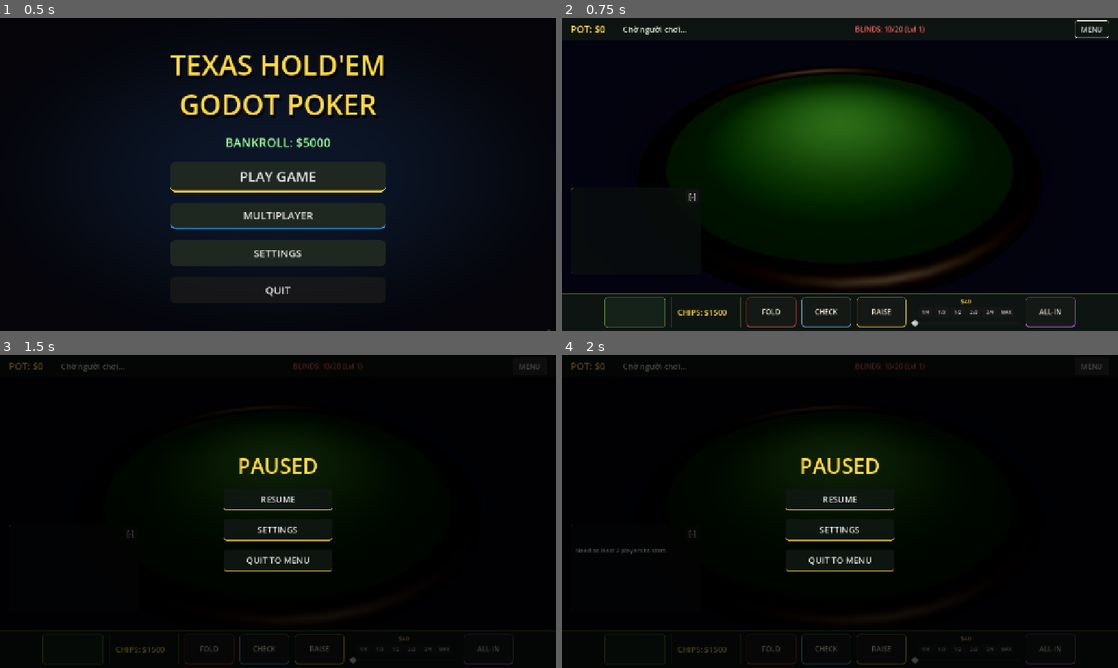
Above: before the commit, frames 1-4 (two rows, left to right).
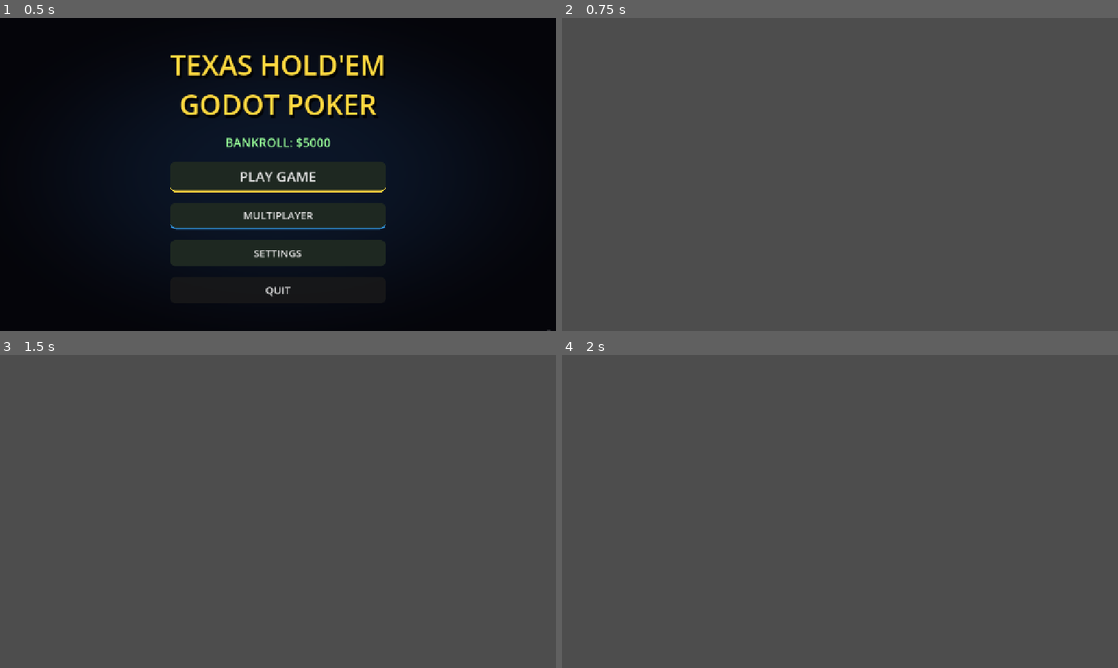
Above: after the commit, the same moments.

Repository: Johnhandsome/poker-godot
Game: Godot game, scene res://scenes/MainMenu.tscn
Two runs of this game, one before a commit and one after it. Both use one fixed random seed, a clock stepped at 60 frames per second and the inputs below.
Inputs (mouse positions are in pixels of both pictures, inside the frame that each line leads up to):
- Up to frame 1 (0.5 s): no input
- Up to frame 2 (0.75 s): click "PLAY GAME" at 0.5 s
- Up to frame 3 (1.5 s): click (528, 367) at 1.25 s, where only the run before the commit has a clickable "MENU"
- Up to frame 4 (2 s): no input

Frame 1 is identical in both runs. In frame 2, 100% of the frame differs, in the area x 0-100%, y 0-100%; in frame 3, 100%; in frame 4, 100%.
Error after the commit: Parse Error: Identifier "human_chips" not declared in the current scope. (res://scripts/visual/table_builder.gd:313)

Commit message:
feat: Remove outdated multiplayer implementation plan and add bug report and implementation plan documents

Diff:
--- a/project.godot
+++ b/project.godot
@@ -25,6 +25,8 @@
 GameManager="*res://scripts/core/game_manager.gd"
 
 [display]
+window/per_pixel_transparency/allowed=false
+window/subwindows/embed_subwindows=true
 
 window/size/viewport_width=1280
 window/size/viewport_height=720
--- a/scenes/MainMenu.tscn
+++ b/scenes/MainMenu.tscn
@@ -9,4 +9,5 @@
 anchor_bottom = 1.0
 grow_horizontal = 2
 grow_vertical = 2
+mouse_filter = 2
 script = ExtResource("1_main")
--- a/scripts/core/game_manager.gd
+++ b/scripts/core/game_manager.gd
@@ -410,13 +410,15 @@
 	for p_id in active_players:
 		_get_player_by_id(p_id).current_bet = 0
 
-	if active_players.size() == 1:
+	if unfolded_players.size() <= 1:
 		# Everyone else folded
-		if active_players[0] == "You":
+		var last_standing = unfolded_players[0] if unfolded_players.size() == 1 else ""
+		var human_id = _get_human_id()
+		if last_standing == human_id:
 			# Human forced everyone else to fold. Might be a bluff.
 			human_bluff_factor += 0.1
 			human_bluff_factor = min(human_bluff_factor, 2.0)
-		else:
+		elif last_standing != "":
 			# Bot won by forcing Human to fold, slightly reduces bluff expectation
 			human_bluff_factor -= 0.05
 			human_bluff_factor = max(human_bluff_factor, 0.0)
@@ -488,8 +490,9 @@
 		emit_signal("hand_evaluated", player_results)
 
 		# Update Human bluff factor based on showdown
-		if player_results.has("You"):
-			var human_res = player_results["You"]
+		var human_id = _get_human_id()
+		if player_results.has(human_id):
+			var human_res = player_results[human_id]
 			# If human went to showdown with a weak hand (High Card or weak Pair), they are bluffing/loose
 			if human_res.rank <= HandEvaluator.HandRank.PAIR:
 				human_bluff_factor += 0.2
@@ -510,7 +513,7 @@
 	for p_id in payouts:
 		var p = _get_player_by_id(p_id)
 		p.chips += payouts[p_id]
-		var id_str = _tc("You", "Bạn") if p.id == "You" else p.id
+		var id_str = _tc("You", "Bạn") if p.id == _get_human_id() else p.id
 		var won_str = _tc(" won $", " thắng $")
 		emit_signal("game_message", id_str + won_str + str(payouts[p_id]) + "!")
 
@@ -524,7 +527,7 @@
 
 # Lưu dữ liệu người chơi thật vào cuối ván
 func _save_human_progress() -> void:
-	var human = _get_player_by_id("You")
+	var human = _get_player_by_id(_get_human_id())
 	var sm = get_node("/root/SaveManager") if has_node("/root/SaveManager") else null
 	if human and sm:
 		sm.update_chips(human.chips)
@@ -610,8 +613,8 @@
 
 	# Xử lý lưu ngay lập tức ngay thời điểm Human ra quyết định (chống thoát game)
 	var sm = get_node("/root/SaveManager") if has_node("/root/SaveManager") else null
-	if player_id == "You" and sm:
-		var p_human = _get_player_by_id("You")
+	if player_id == _get_human_id() and sm:
+		var p_human = _get_player_by_id(_get_human_id())
 		sm.update_chips(p_human.chips)
 
 	if active_players.is_empty():
@@ -645,7 +648,7 @@
 
 	# Xử lý lưu ngay lập tức nếu là rớt tiền để chống người chơi thoát ra (cheat)
 	var sm = get_node("/root/SaveManager") if has_node("/root/SaveManager") else null
-	if player.id == "You" and sm:
+	if player.id == _get_human_id() and sm:
 		sm.update_chips(player.chips)
 
 # --- Helpers ---
@@ -657,6 +660,11 @@
 
 	if multiplayer_mode and multiplayer.is_server():
 		sync_state.rpc(new_state)
+
+func _get_human_id() -> String:
+	if multiplayer_mode:
+		return str(multiplayer.get_unique_id())
+	return "You"
 
 func _get_player_by_id(id: String):
 	for p in players:
--- a/scripts/core/hand_evaluator.gd
+++ b/scripts/core/hand_evaluator.gd
@@ -38,7 +38,7 @@
 	all_cards.append_array(community_cards)
 
 	# Sort cards by value descending
-	all_cards.sort_custom(Callable(HandEvaluator, "_sort_card_descending"))
+	all_cards.sort_custom(func(a: Card, b: Card) -> bool: return a.get_value() > b.get_value())
 
 	var result = EvaluationResult.new()
 
@@ -90,7 +90,7 @@
 		elif count == 2:
 			pairs.append(val)
 
-	pairs.sort_custom(Callable(HandEvaluator, "_sort_descending"))
+	pairs.sort_custom(func(a: int, b: int) -> bool: return a > b)
 
 	# Check Four of a Kind
 	if four_of_a_kind != -1:
@@ -189,7 +189,7 @@
 			for c in suit_buckets[suit]:
 				result.append(c as Card)
 			# Sort by value DESC
-			result.sort_custom(Callable(HandEvaluator, "_sort_card_descending"))
+			result.sort_custom(func(a: Card, b: Card) -> bool: return a.get_value() > b.get_value())
 			return result
 	var empty: Array[Card] = []
 	return empty
@@ -213,7 +213,7 @@
 		unique_values.append(1) # Ace can also be 1
 		value_to_card[1] = value_to_card[Card.Rank.ACE]
 
-	unique_values.sort_custom(Callable(HandEvaluator, "_sort_descending"))
+	unique_values.sort_custom(func(a: int, b: int) -> bool: return a > b)
 
 	var current_straight: Array[Card] = []
 
--- a/scripts/main.gd
+++ b/scripts/main.gd
@@ -21,6 +21,7 @@
 var btn_minimize_log: Button
 var card_display: HBoxContainer
 var chips_label: Label
+var _game_message_callable: Callable
 
 func _ready() -> void:
 	print("Poker Godot 3D - Bắt đầu khởi tạo...")
@@ -63,7 +64,8 @@
 		gm.community_cards_changed.connect(_on_community_changed)
 		gm.winners_declared.connect(_on_winners_declared_ui)
 		gm.game_over.connect(_on_game_over)
-		gm.game_message.connect(func(msg): _add_log_message("[color=white]" + msg + "[/color]"))
+		_game_message_callable = func(msg): _add_log_message("[color=white]" + msg + "[/color]")
+		gm.game_message.connect(_game_message_callable)
 		gm.blinds_level_changed.connect(_on_blinds_level_changed)
 
 	# 5. Kết nối signal card_drawn của human player (chờ 1 frame)
@@ -82,6 +84,26 @@
 					break
 
 var dealer_btn: MeshInstance3D
+
+func _exit_tree() -> void:
+	var gm = get_node("/root/GameManager") if has_node("/root/GameManager") else null
+	if gm:
+		if gm.state_changed.is_connected(_on_state_changed):
+			gm.state_changed.disconnect(_on_state_changed)
+		if gm.action_received.is_connected(_on_action_received):
+			gm.action_received.disconnect(_on_action_received)
+		if gm.player_turn_started.is_connected(_on_player_turn):
+			gm.player_turn_started.disconnect(_on_player_turn)
+		if gm.community_cards_changed.is_connected(_on_community_changed):
+			gm.community_cards_changed.disconnect(_on_community_changed)
+		if gm.winners_declared.is_connected(_on_winners_declared_ui):
+			gm.winners_declared.disconnect(_on_winners_declared_ui)
+		if gm.game_over.is_connected(_on_game_over):
+			gm.game_over.disconnect(_on_game_over)
+		if _game_message_callable.is_valid() and gm.game_message.is_connected(_game_message_callable):
+			gm.game_message.disconnect(_game_message_callable)
+		if gm.blinds_level_changed.is_connected(_on_blinds_level_changed):
+			gm.blinds_level_changed.disconnect(_on_blinds_level_changed)
 
 # ---- THEME COLORS (Dark Emerald + Gold) ----
 const THEME_BG_DARK = Color(0.06, 0.09, 0.07, 0.88)       # Nền tối xanh rêu đậm
@@ -560,9 +582,8 @@
 func _on_quick_raise_pressed(frac_val: float) -> void:
 	if not raise_slider: return
 	_play_ui_sound()
-	var pm = get_node("/root/PotManager") if has_node("/root/PotManager") else null
 	var gm = get_node("/root/GameManager") if has_node("/root/GameManager") else null
-	if pm and gm:
+	if gm and gm.pot_manager:
 		var current_pot = _get_current_pot()
 		var target_raise = int(current_pot * frac_val)
 
--- a/scripts/ui/main_menu.gd
+++ b/scripts/ui/main_menu.gd
@@ -14,12 +14,14 @@
 
 	# Tạo nền Gradient tỏa sáng nhẹ ở giữa bằng ColorRect đơn giản để tránh lỗi texture viền trắng
 	var bg = ColorRect.new()
+	bg.mouse_filter = Control.MOUSE_FILTER_IGNORE
 	bg.color = Color(0.02, 0.02, 0.04, 1.0) # Màu xanh đậm như màn hình in-game
 	add_child(bg)
 	bg.set_anchors_and_offsets_preset(Control.PRESET_FULL_RECT)
 
 	# Gradient sáng ở giữa
 	var glow = ColorRect.new()
+	glow.mouse_filter = Control.MOUSE_FILTER_IGNORE
 	add_child(glow)
 	glow.set_anchors_and_offsets_preset(Control.PRESET_FULL_RECT)
 	var mat = ShaderMaterial.new()
@@ -40,10 +42,12 @@
 	_spawn_floating_cards()
 
 	var center = CenterContainer.new()
+	center.mouse_filter = Control.MOUSE_FILTER_IGNORE
 	add_child(center)
 	center.set_anchors_and_offsets_preset(Control.PRESET_FULL_RECT)
 
 	var vbox = VBoxContainer.new()
+	vbox.mouse_filter = Control.MOUSE_FILTER_IGNORE
 	vbox.alignment = BoxContainer.ALIGNMENT_CENTER
 	vbox.add_theme_constant_override("separation", 25)
 	center.add_child(vbox)
@@ -82,7 +86,6 @@
 		btn_play.text = _tc("RESTART ($5000)", "CHƠI LẠI ($5000)")
 	btn_play.custom_minimum_size = Vector2(300, 70)
 	btn_play.add_theme_font_size_override("font_size", 32)
-	btn_play.focus_mode = Control.FOCUS_NONE
 	var style_play = StyleBoxFlat.new()
 	style_play.bg_color = Color(0.12, 0.16, 0.13, 0.98)
 	style_play.border_width_bottom = 4
@@ -126,7 +129,6 @@
 	btn_multi.text = _tc("MULTIPLAYER", "CHƠI ONLINE")
 	btn_multi.custom_minimum_size = Vector2(300, 60)
 	btn_multi.add_theme_font_size_override("font_size", 24)
-	btn_multi.focus_mode = Control.FOCUS_NONE
 	var style_multi = style_play.duplicate()
 	style_multi.border_color = Color(0.2, 0.6, 0.9)
 	var style_multi_hover = style_play_hover.duplicate()
@@ -159,7 +161,6 @@
 	btn_settings.text = _tc("SETTINGS", "CÀI ĐẶT")
 	btn_settings.custom_minimum_size = Vector2(300, 60)
 	btn_settings.add_theme_font_size_override("font_size", 24)
-	btn_settings.focus_mode = Control.FOCUS_NONE
 
 	# Clone style từ btn_play
 	var style_settings = style_play.duplicate()
@@ -194,7 +195,6 @@
 	btn_quit.text = _tc("QUIT", "THOÁT")
 	btn_quit.custom_minimum_size = Vector2(300, 60)
 	btn_quit.add_theme_font_size_override("font_size", 24)
-	btn_quit.focus_mode = Control.FOCUS_NONE
 	var style_quit = StyleBoxFlat.new()
 	style_quit.bg_color = Color(0.1, 0.1, 0.1, 0.8)
 	style_quit.corner_radius_top_left = 12
@@ -347,9 +347,10 @@
 		var update_audio = func():
 			sm.master_volume = master_slider.value
 			sm.sfx_volume = sfx_slider.value
+			sm.bgm_volume = bgm_slider.value
 			sm.apply_and_save()
 
-			var target_linear = sm.master_volume
+			var target_linear = sm.master_volume * sm.bgm_volume
 			# Sửa lỗi ambient player: dò tìm tất cả child thay vì dùng tên
 			for child in get_parent().get_children() if get_parent() else get_children():
 				if child is AudioStreamPlayer and child.stream and child.stream.resource_path.ends_with("33521.mp3"):
@@ -361,6 +362,7 @@
 
 		master_slider.value_changed.connect(func(_val): update_audio.call())
 		sfx_slider.value_changed.connect(func(_val): update_audio.call())
+		bgm_slider.value_changed.connect(func(_val): update_audio.call())
 
 		check_fast_bot.toggled.connect(func(pressed):
 			sm.fast_bot_mode = pressed
@@ -448,7 +450,8 @@
 	# Spawn 8 random floating cards
 	for i in range(8):
 		var card_rect = TextureRect.new()
-		var card = Card.new(randi_range(2, 14), randi() % 4)
+		card_rect.mouse_filter = Control.MOUSE_FILTER_IGNORE
+		var card = Card.new(randi() % 4 as Card.Suit, randi_range(2, 14) as Card.Rank)
 		card_rect.texture = CardTextureGenerator.get_card_texture(card)
 		card_rect.expand_mode = TextureRect.EXPAND_IGNORE_SIZE
 		card_rect.custom_minimum_size = Vector2(150, 210)
@@ -579,6 +582,23 @@
 	# Logic
 	var nm = get_node("/root/NetworkManager")
 
+	# Store signal callables so we can disconnect them on close
+	var _on_player_connected = func(id, info):
+		player_list.add_item(str(id) + ": " + info.get("name", "Unknown"))
+		status_lbl.text = "Player Connected: " + str(id)
+
+	var _on_connection_failed = func():
+		status_lbl.text = "Connection Failed!"
+		btn_host.disabled = false
+		btn_join.disabled = false
+
+	var _on_server_disconnected = func():
+		status_lbl.text = "Server Disconnected"
+		player_list.clear()
+		btn_host.disabled = false
+		btn_join.disabled = false
+		btn_start.visible = false
+
 	btn_host.pressed.connect(func():
 		status_lbl.text = "Hosting..."
 		nm.host_game(name_edit.text)
@@ -600,29 +620,21 @@
 	)
 
 	btn_close.pressed.connect(func():
+		# Disconnect network signals to avoid leaks
+		if nm.player_connected.is_connected(_on_player_connected):
+			nm.player_connected.disconnect(_on_player_connected)
+		if nm.connection_failed.is_connected(_on_connection_failed):
+			nm.connection_failed.disconnect(_on_connection_failed)
+		if nm.server_disconnected.is_connected(_on_server_disconnected):
+			nm.server_disconnected.disconnect(_on_server_disconnected)
 		overlay.queue_free()
 		multiplayer.multiplayer_peer = null # Disconnect
 	)
 
 	# Network signals
-	nm.player_connected.connect(func(id, info):
-		player_list.add_item(str(id) + ": " + info.get("name", "Unknown"))
-		status_lbl.text = "Player Connected: " + str(id)
-	)
-
-	nm.connection_failed.connect(func():
-		status_lbl.text = "Connection Failed!"
-		btn_host.disabled = false
-		btn_join.disabled = false
-	)
-
-	nm.server_disconnected.connect(func():
-		status_lbl.text = "Server Disconnected"
-		player_list.clear()
-		btn_host.disabled = false
-		btn_join.disabled = false
-		btn_start.visible = false
-	)
+	nm.player_connected.connect(_on_player_connected)
+	nm.connection_failed.connect(_on_connection_failed)
+	nm.server_disconnected.connect(_on_server_disconnected)
 
 	overlay.add_child(panel)
 	add_child(overlay)
--- a/scripts/visual/table_builder.gd
+++ b/scripts/visual/table_builder.gd
@@ -167,12 +167,14 @@
 		game_manager.winners_declared.connect(_on_winners_declared)
 
 func _on_player_action(player_id: String, action: int, amount: int) -> void:
+	_update_chips_labels()
 	match action:
 		GameManager.PlayerAction.FOLD: show_reaction(player_id, "FOLD")
 		GameManager.PlayerAction.RAISE: show_reaction(player_id, "RAISE")
 		GameManager.PlayerAction.ALL_IN: show_reaction(player_id, "ALLIN")
 
 func _on_winners_declared(payouts: Dictionary, _best_cards: Dictionary) -> void:
+	_update_chips_labels()
 	for pid in payouts:
 		if payouts[pid] > 0:
 			show_reaction(pid, "WIN")
@@ -191,9 +193,6 @@
 		var current_quat = Quaternion.from_euler(main_camera.rotation)
 		var target_quat = Quaternion.from_euler(target_camera_rot * PI / 180.0)
 		main_camera.rotation = current_quat.slerp(target_quat, delta * 3.0).get_euler()
-
-	# Cập nhật chips labels
-	_update_chips_labels()
 
 func _on_player_turn_started(player_id: String) -> void:
 	# Focus nhẹ (dịch tầm nhìn) về phía người chơi đang hành động
@@ -311,7 +310,7 @@
 				player_node = HumanPlayer.new("You", human_chips)
 				player_node.name = "HumanPlayer"
 			else:
-				player_node = AIPlayer.new("Bot_" + str(i), 1000)
+				player_node = AIPlayer.new("Bot_" + str(i), human_chips)
 				player_node.name = "Bot_" + str(i)
 
 			player_node.seat_position = pos
Not shown, added: BUGS_REPORT.md
Not shown, added: IMPLEMENTATION_PLAN.md
Not shown, removed: MULTIPLAYER_PLAN.md
